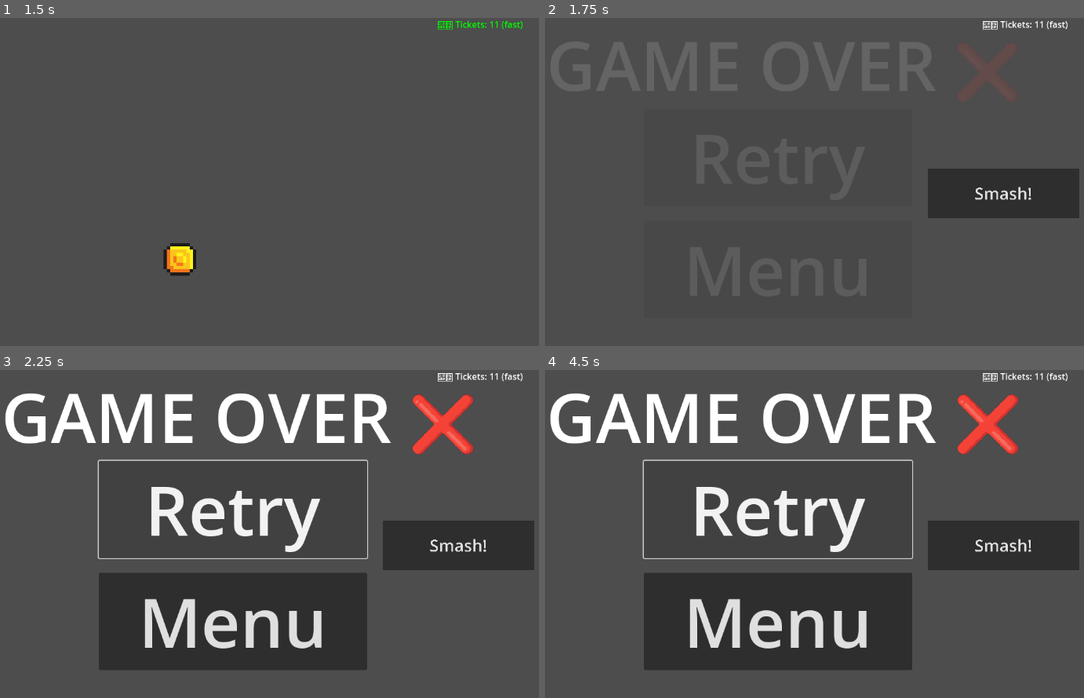
Above: before the commit, frames 1-4 (two rows, left to right).
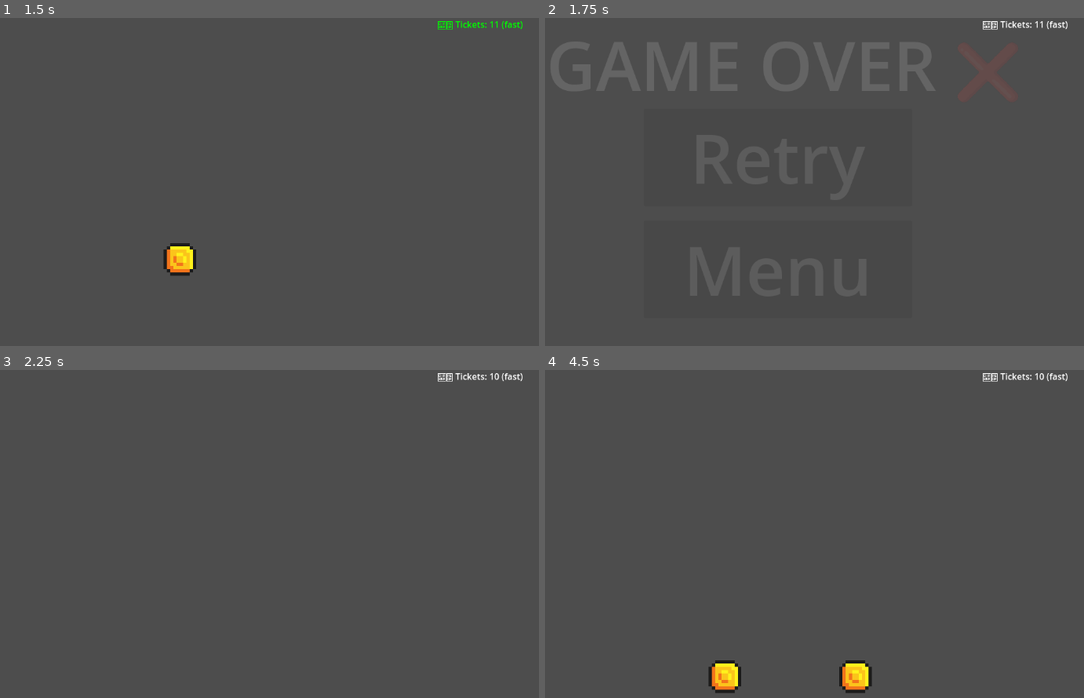
Above: after the commit, the same moments.

Repository: LuciproG/BeaverSmash
Game: Godot game, scene res://scenes/Main.tscn
The game is run twice, just before and just after one commit, with the same random seed, the same clock (stepped at 60 frames per second) and the same inputs. Sound files missing from this copy of the repository are replaced by a short silence.
Inputs (mouse positions are in pixels of both pictures, inside the frame that each line leads up to):
- Up to frame 1 (1.5 s): click "Smash!" at 0.5 s; tap Enter at 1.25 s; move the mouse to (177, 195) at 1.27 s; tap D (mode_fast) at 1.35 s; click (177, 195) at 1.42 s
- Up to frame 2 (1.75 s): no input
- Up to frame 3 (2.25 s): click "Retry" at 2 s
- Up to frame 4 (4.5 s): click (776, 622) at 2.75 s, where only the run before the commit has a clickable "Menu"; click "Retry" at 3.5 s; click (776, 511) at 4.25 s, where only the run before the commit has a clickable "Retry"

Frame 1 is identical in both runs. In frame 2, 4.2% of the frame differs, in the area x 71-100%, y 45-62%; in frame 3, 27%; in frame 4, 27%, in the area x 0-100%, y 0-99%.
Error before the commit: Invalid access to property or key 'pressed' on a base object of type 'null instance'. (res://scripts/main.gd:213)

Commit message:
YA FUNCIONA

Diff:
--- a/scenes/GameOverScreen.tscn
+++ b/scenes/GameOverScreen.tscn
@@ -7,11 +7,6 @@
 anchor_bottom = 1.0
 grow_horizontal = 2
 grow_vertical = 2
-
-[node name="TextureRect" type="TextureRect" parent="."]
-layout_mode = 0
-offset_right = 40.0
-offset_bottom = 40.0
 
 [node name="Label" type="Label" parent="."]
 layout_mode = 0
@@ -38,3 +33,8 @@
 offset_bottom = 552.0
 theme_override_font_sizes/font_size = 125
 text = "Menu"
+
+[node name="TextureRect" type="TextureRect" parent="."]
+layout_mode = 0
+offset_right = 40.0
+offset_bottom = 40.0
--- a/scenes/Main.tscn
+++ b/scenes/Main.tscn
@@ -36,3 +36,7 @@
 offset_left = 930.0
 offset_right = 1147.0
 offset_bottom = 101.0
+
+[node name="TextureRect" type="TextureRect" parent="CanvasLayer"]
+offset_right = 40.0
+offset_bottom = 40.0
--- a/scenes/WinScreen.tscn
+++ b/scenes/WinScreen.tscn
@@ -7,11 +7,6 @@
 anchor_bottom = 1.0
 grow_horizontal = 2
 grow_vertical = 2
-
-[node name="TextureRect" type="TextureRect" parent="."]
-layout_mode = 0
-offset_right = 40.0
-offset_bottom = 40.0
 
 [node name="Label" type="Label" parent="."]
 layout_mode = 0
@@ -39,3 +34,8 @@
 offset_bottom = 565.0
 theme_override_font_sizes/font_size = 125
 text = "Menu"
+
+[node name="TextureRect" type="TextureRect" parent="."]
+layout_mode = 0
+offset_right = 40.0
+offset_bottom = 40.0
--- a/scripts/main.gd
+++ b/scripts/main.gd
@@ -148,7 +148,6 @@
 # Actualizar el label
 # ==========================
 func _update_ticket_label(event: String = ""):
-	# Convertir tickets a String para evitar errores
 	ticket_label.text = "🎟️ Tickets: " + str(tickets) + " (" + mode + ")"
 
 	if event == "hit":
@@ -186,8 +185,6 @@
 	if music.playing:
 		music.stop()
 
-	play_button.visible = true
-
 	# Limpiar pantalla anterior
 	if end_screen and is_instance_valid(end_screen):
 		end_screen.queue_free()
@@ -202,16 +199,21 @@
 	end_screen = (win_screen_scene if won else game_over_scene).instantiate()
 	add_child(end_screen)
 
-	# Fade-in correcto Godot 4
+	# Fade-in Godot 4
 	end_screen.modulate.a = 0.0
 	var t = end_screen.create_tween()
-	t.tween_property(end_screen, "modulate:a", 1.0, 0.5)  # valor final y duración
-
-	# Conectar botón Retry solo si no estaba conectado
-	var retry_button = end_screen.get_node("Button")  # ruta corregida
+	t.tween_property(end_screen, "modulate:a", 1.0, 0.5)
+
+	# Conectar botones de fin de juego
+	var retry_button = end_screen.get_node("retryButton")
+	var main_menu_button = end_screen.get_node("mainMenuButton")
 	var retry_callable = Callable(self, "_on_retry_pressed")
+	var menu_callable = Callable(self, "_on_main_menu_pressed")
+
 	if not retry_button.pressed.is_connected(retry_callable):
 		retry_button.pressed.connect(retry_callable)
+	if not main_menu_button.pressed.is_connected(menu_callable):
+		main_menu_button.pressed.connect(menu_callable)
 
 # ==========================
 # Retry
@@ -239,6 +241,16 @@
 	beat_timer.start()
 
 # ==========================
+# Main Menu Button
+# ==========================
+func _on_main_menu_pressed():
+	if end_screen and is_instance_valid(end_screen):
+		end_screen.queue_free()
+		end_screen = null
+
+	play_button.visible = true
+
+# ==========================
 # Botón Play
 # ==========================
 func _on_play_button_pressed():
